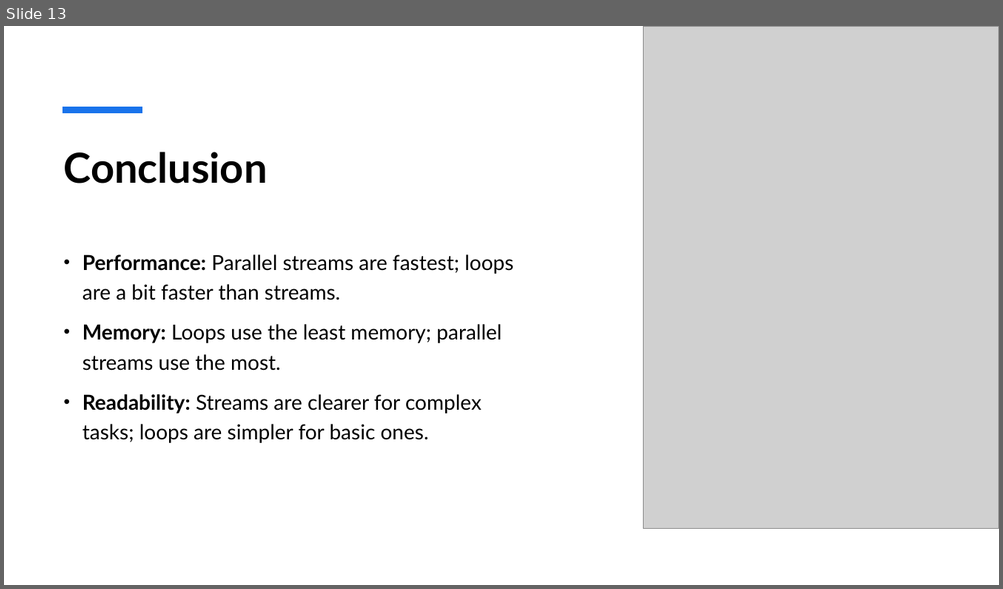
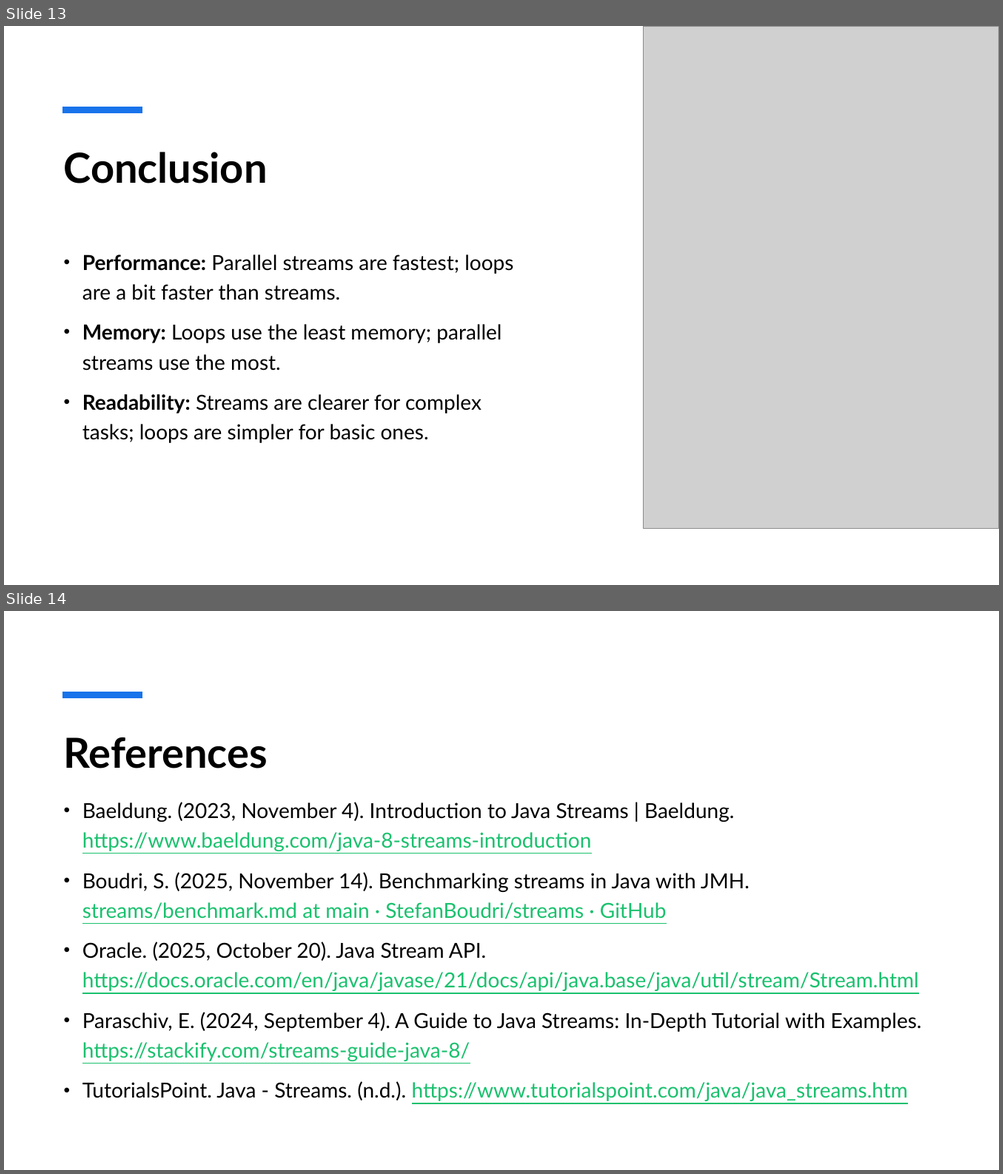
Before and after one commit to StefanBoudri/streams, a slide deck: presentation.pptx. Shown one above the other, each under a label of ours: slide 13 before the commit, slides 13 and 14 after it. The pictures are 1003x589 and 1003x1174 pixels, drawn with LibreOffice and Linux fonts; fonts in the diff are those of the drawing; grey boxes stand for pictures. Boxes give left, top, right and bottom in pixels: in the first picture for what was removed or moved away, otherwise in the second. Text is boxed around its words. In the diff, an @@ line names an element or a change of style, - is before the commit and + after.

Commit message:
presentation script added

```diff
--- a/presentation.pptx
+++ b/presentation.pptx
@@ slide 14 added at bbox=[4, 611, 999, 1170], background #FFFFFF @@
@@ line added from (62, 695) to (142, 695), #1973EB 6 pt @@
@@ title added at bbox=[64, 737, 267, 769], 40 pt, text #000000, bold @@
+References
@@ text added at bbox=[82, 802, 922, 1102], 20 pt, text #1AC16E, underline @@
+• Baeldung. (2023, November 4). Introduction to Java Streams | Baeldung. https://www.baeldung.com/java-8-streams-introduction
+• Boudri, S. (2025, November 14). Benchmarking streams in Java with JMH. streams/benchmark.md at main · StefanBoudri/streams · GitHub
+• Oracle. (2025, October 20). Java Stream API. https://docs.oracle.com/en/java/javase/21/docs/api/java.base/java/util/stream/Stream.html
+• Paraschiv, E. (2024, September 4). A Guide to Java Streams: In-Depth Tutorial with Examples. https://stackify.com/streams-guide-java-8/
+• TutorialsPoint. Java - Streams. (n.d.). https://www.tutorialspoint.com/java/java_streams.htm
```
Also in this commit, not shown: 2 other files.
